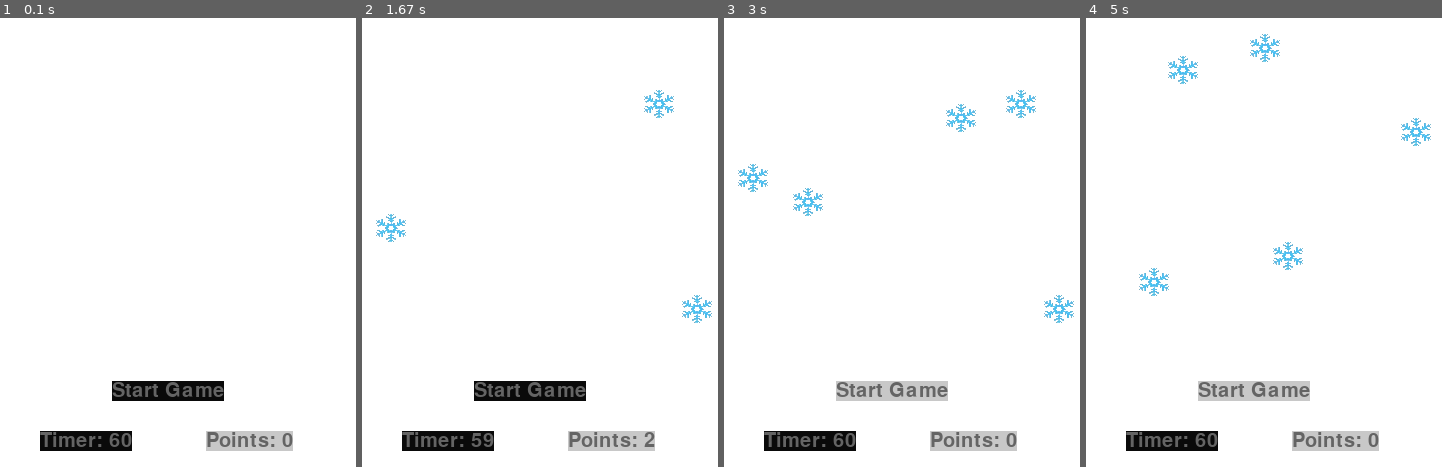
Above: before the commit, frames 1-4 (left to right).
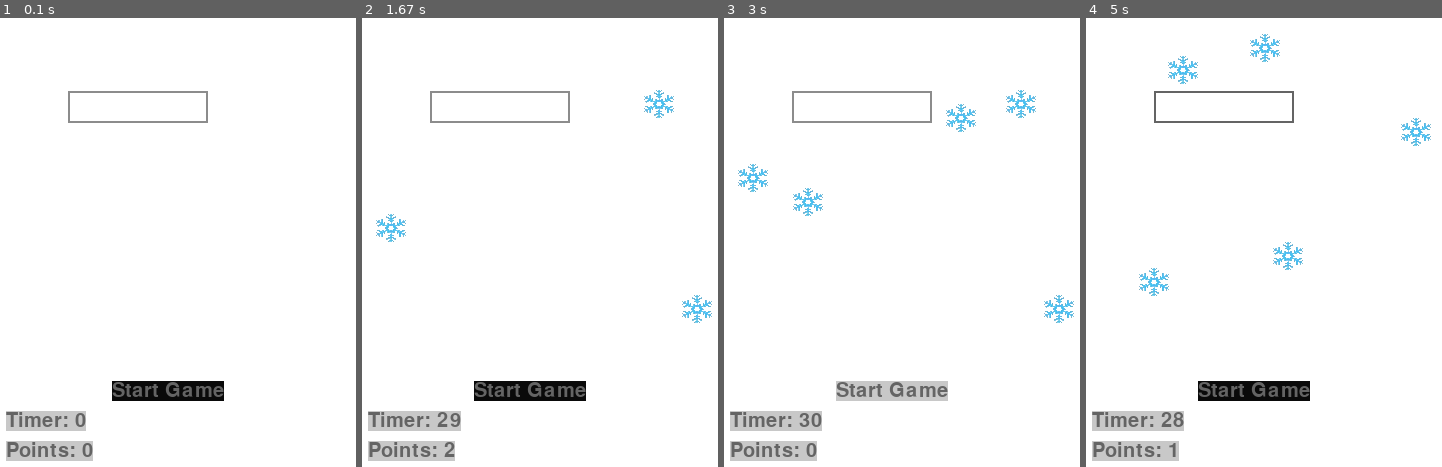
Above: after the commit, the same moments.

Repository: JoonaKhr/Kouluharjoituksia
Game: pygame game, started from pygame/Keyboard Input.py
The game is run twice, just before and just after one commit, with the same random seed, the same clock (stepped at 60 frames per second) and the same inputs.
Inputs (mouse positions are in pixels of both pictures, inside the frame that each line leads up to):
- Up to frame 1 (0.1 s): no input
- Up to frame 2 (1.67 s): click "Start Game" at 0.38 s; click "Start Game" at 0.72 s; click "Start Game" at 1.05 s; click "Start Game" at 1.38 s
- Up to frame 3 (3 s): click "Start Game" at 1.72 s; click "Start Game" at 2.05 s; click (748, 229) at 2.38 s; click "Start Game" at 2.72 s
- Up to frame 4 (5 s): tap Space at 3, 3.73, 4.03 s; click (1335, 202) at 3.38 s; click (1128, 175) at 4.22 s; click (1395, 336) at 4.55 s; click "Start Game" at 4.88 s

The runs differ from the first frame. In frame 1, 4.4% of the frame differs, in the area x 1-83%, y 16-99%; in frame 2, 4.6%; in frame 3, 4.6%; in frame 4, 5.7%.

Commit message:
Added a way to input your name

Diff:
--- a/pygame/Controls.py
+++ b/pygame/Controls.py
@@ -5,6 +5,8 @@
     def check_events(self, game):
 
         for event in pg.event.get():
+
+
 
             if event.type == pg.QUIT:
 
@@ -18,18 +20,10 @@
 
     def check_key_down_events(self, event, game):
 
-        if event.key == pg.K_RIGHT:
-
-            game.text = "RIGHT"
-
-        elif event.key == pg.K_LEFT:
-
-            game.text = "LEFT"
-
-        elif event.key == pg.K_SPACE:
-
-            game.text = "SPACE"
-
-        elif event.key == pg.K_q or event.key == pg.K_ESCAPE:
+        if event.key == pg.K_BACKSPACE:
+            game.gt.nameInputText = game.gt.nameInputText[:-1]
+        elif event.key != pg.K_ESCAPE:
+            game.gt.nameInputText += event.unicode
+        elif event.key == pg.K_ESCAPE:
 
             sys.exit()
--- a/pygame/Keyboard Input.py
+++ b/pygame/Keyboard Input.py
@@ -10,13 +10,15 @@
         pg.init()
         self.mouse = (0,0)
         # Init started, points, fps and clock for updates
+        self.playerName = ""
         self.started = False
         self.points = 0
         self.spawned = 0
         self.FPS = 60
-        self.timer = 60
+        self.timer = 00
         self.FramePerSec = pg.time.Clock()
         self.flakes = pg.sprite.Group()
+        self.inputActive = False
         # Change icon and title
         pg.display.set_caption("Operaatio Lumihiutale Python")
         icon = pg.image.load(r"S:\koulu\OOP\Kouluharjoituksia\pygame\imgs\A1.png")
@@ -41,10 +43,18 @@
                 #Start the game when you press Start Game Button, reset timer and points
                 if event.type == pg.MOUSEBUTTONDOWN:
                     if event.button == 1:
+                        if self.gt.nameInputArea.collidepoint(self.mouse[0], self.mouse[1]):
+                            self.inputActive = not self.inputActive
+                        elif not self.gt.nameInputArea.collidepoint(self.mouse[0], self.mouse[1]):
+                            self.inputActive = False
+                if event.type == pg.MOUSEBUTTONDOWN:
+                    if event.button == 1:
                         if self.gt.startGameTextRect.collidepoint(self.mouse[0], self.mouse[1]):
-                            self.points = 0
-                            self.timer = 60
-                            self.started = True
+                                self.points = 0
+                                self.timer = 30
+                                self.playerName = self.gt.nameInputText
+                                print(self.playerName)
+                                self.started = True
                 if self.started == True:
                     # Checks if left mouse button clicked on flakes, gib point
                     if event.type == pg.MOUSEBUTTONDOWN:
@@ -66,6 +76,13 @@
                             self.started = False
                     if event.type == SPAWN_NEW:
                         self.spawnNewFlake()
+                if not self.started:
+                    if event.type == pg.KEYDOWN:
+                        if self.inputActive:
+                            if event.key == pg.K_BACKSPACE:
+                                self.gt.nameInputText = self.gt.nameInputText[:-1]
+                            else:
+                                self.gt.nameInputText += event.unicode
                 if event.type == pg.QUIT:
                     sys.exit()
             self.update()
--- a/pygame/game_text.py
+++ b/pygame/game_text.py
@@ -1,19 +1,36 @@
-import pygame
+import pygame as pg
 
 
 class GameText:
     def __init__(self, width, points, game):
-        self.font = pygame.font.Font('freesansbold.ttf', 20)
+        self.font = pg.font.Font('freesansbold.ttf', 20)
         game.text = "Start Game"
+        #region startGameText
         self.startGameTextArea = self.font.render(game.text, True, (100, 100, 100), (200, 200, 200))
         self.startGameTextRect = self.startGameTextArea.get_rect()
         self.startGameTextRect.center = (int(width) // 2, 400)
+        #endregion
+
+        #region timerText
         self.timerTextArea = self.font.render("Timer", True, (100, 100, 100), (200, 200, 200))
         self.timerTextRect = self.timerTextArea.get_rect()
-        self.timerTextRect.center = (int(width) // 4, 450)
+        self.timerTextRect.center = (int(width) // 6, 430)
+        #endregion
+
+        #region pointsText
         self.pointsTextArea = self.font.render("Boints", True, (100, 100, 100), (200, 200, 200))
         self.pointsTextRect = self.timerTextArea.get_rect()
-        self.pointsTextRect.center = (int(width) // 1.5, 450)
+        self.pointsTextRect.center = (int(width) // 6, 460)
+        #endregion
+
+        #region nameInput
+        self.nameInputArea = pg.Rect(100, 100, 140, 32)
+        self.done = False
+        self.color_active = pg.Color(100, 100, 100)
+        self.color_inactive = pg.Color(140, 140, 140)
+        self.inputBoxColor = self.color_inactive
+        self.nameInputText = ''
+        #endregion
         self.game = game
 
     def update(self):
@@ -22,8 +39,12 @@
             self.startGameTextArea = self.font.render(self.game.text, True, (100, 100, 100), (200, 200, 200))
         else:
             self.startGameTextArea = self.font.render(self.game.text, True, (100, 100, 100), (10, 10, 10))
-        self.timerTextArea = self.font.render(str(f"Timer: {self.game.timer}"), True, (100, 100, 100), (10, 10, 10))
+        self.inputBoxColor = self.color_active if self.game.inputActive else self.color_inactive
+        self.txtSurface = self.font.render(self.nameInputText, True, (0,0,0))
+        self.timerTextArea = self.font.render(str(f"Timer: {self.game.timer}"), True, (100, 100, 100), (200, 200, 200))
         self.pointsTextArea = self.font.render(str(f"Points: {self.game.points}"), True, (100, 100, 100), (200, 200, 200))
         self.game.screen.blit(self.pointsTextArea, self.pointsTextRect)
         self.game.screen.blit(self.timerTextArea, self.timerTextRect)
         self.game.screen.blit(self.startGameTextArea, self.startGameTextRect)
+        self.game.screen.blit(self.txtSurface, (self.nameInputArea.x + 5, self.nameInputArea.y + 5))
+        pg.draw.rect(self.game.screen, self.inputBoxColor, self.nameInputArea, 2)
